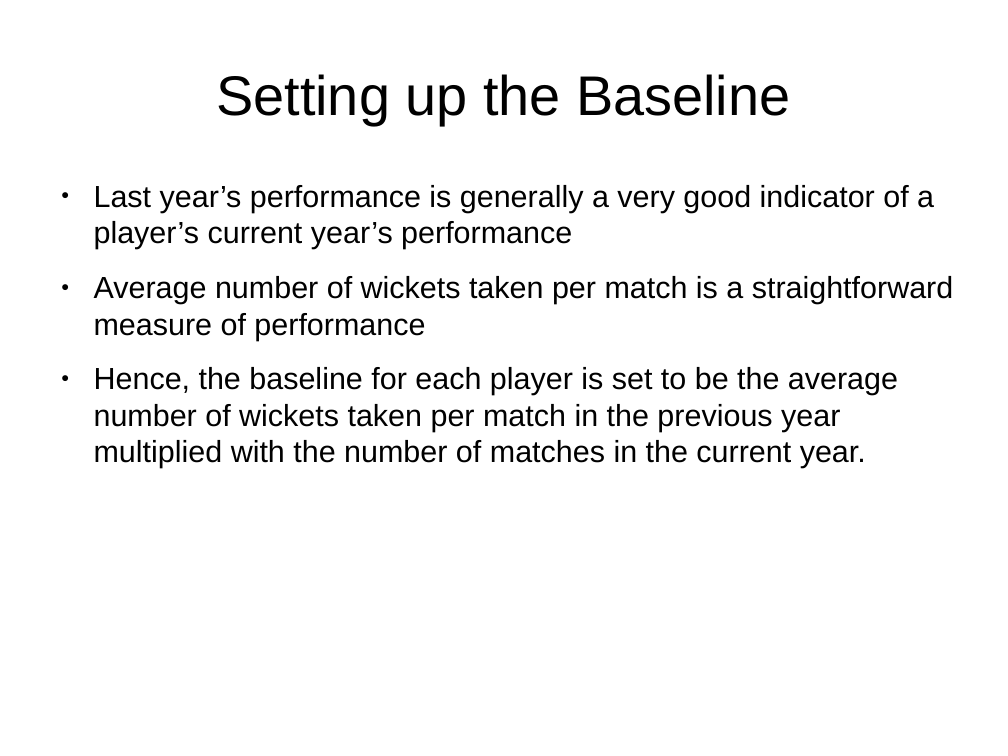
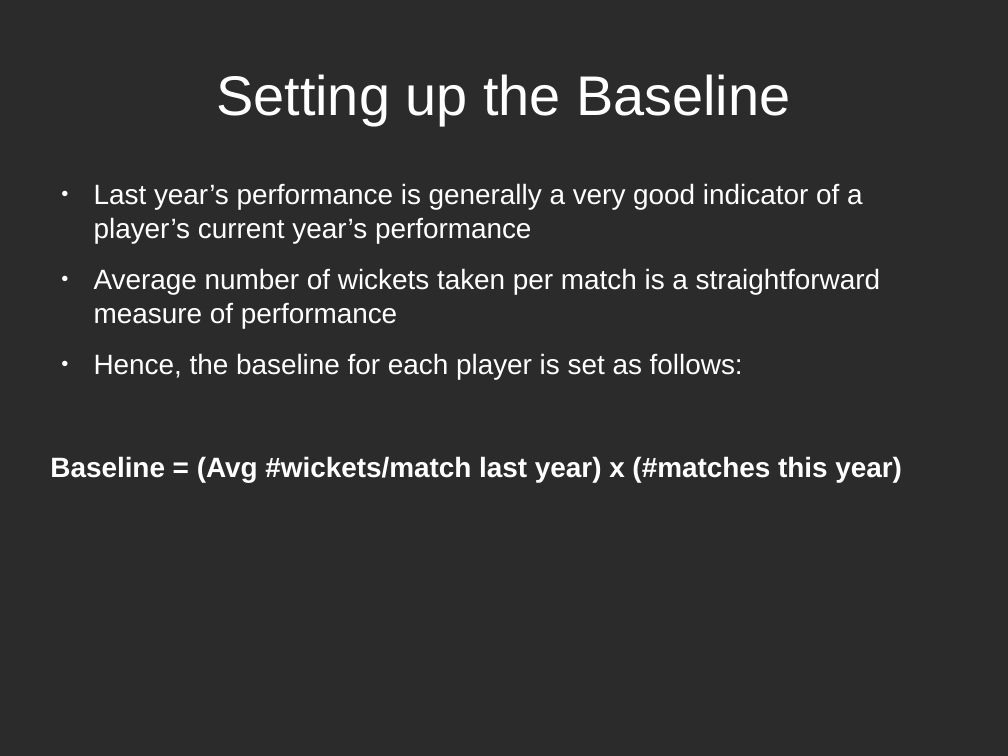
Before and after one commit to prantik-ghosh/bowling_performance_predictor_in_test_cricket, a slide deck: slide 6 of prantik_presentation_outline.odp. Drawn at 1008x756 pixels with LibreOffice and Linux fonts; fonts in the diff are those of the drawing; background and template pictures are left out; a plain dark background stands for a picture behind light text. Boxes give left, top, right and bottom in pixels: in the first picture for what was removed or moved away, otherwise in the second. Text is boxed around its words. In the diff, an @@ line names an element or a change of style, - is before the commit and + after.

```diff
--- a/prantik_presentation_outline.odp
+++ b/prantik_presentation_outline.odp
@@ background #FFFFFF to picture (left out) @@
@@ title "Setting up the Baseline" at box(216, 74, 790, 125): text colour #000000 to #FFFFFF @@
@@ text at box(94, 183, 880, 328): size 24 to 22 pt, text colour #000000 to #FFFFFF in "Last year’s performance is generally a very ...", "Average number of wickets taken per match ..."; bullet colour #000000 to #FFFFFF @@
@@ text at box(50, 353, 902, 483): text changed; size 24 to 22 pt; text colour #000000 to #FFFFFF; bold on @@
-● Hence, the baseline for each player is set to be the average number of wickets taken per match in the previous year multiplied with the number of matches in the current year.
+● Hence, the baseline for each player is set as follows:
+Baseline = (Avg #wickets/match last year) x (#matches this year)
```
Also in this commit, not shown: 11 other slides changed, 2 slides added, 3 slides removed, 3 other files.
